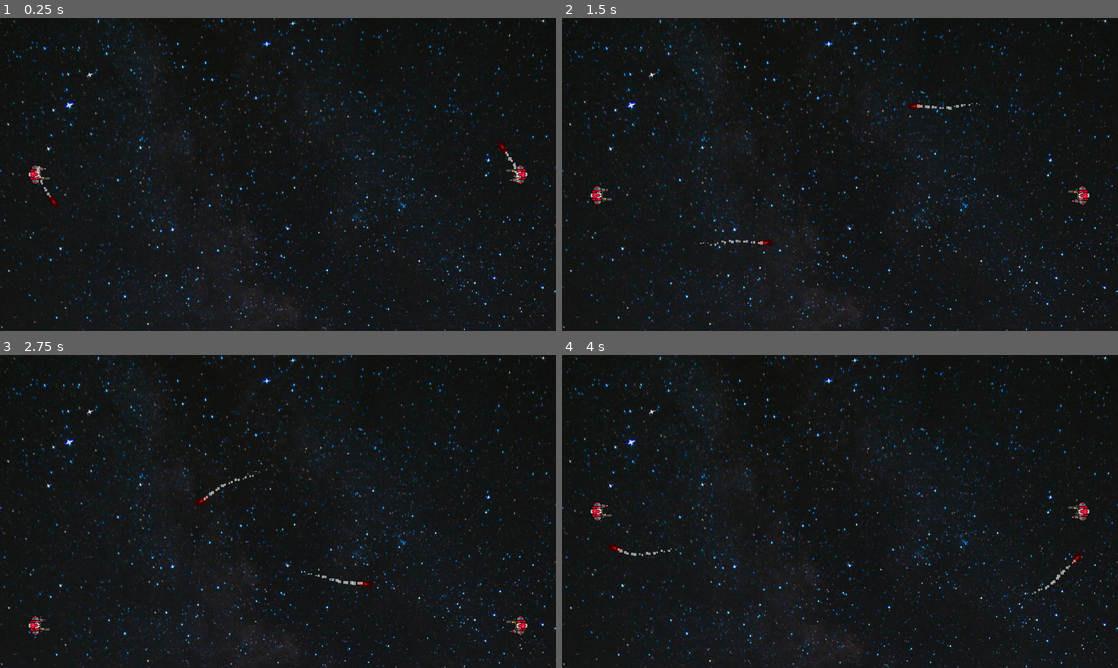
Above: before the commit, frames 1-4 (two rows, left to right).
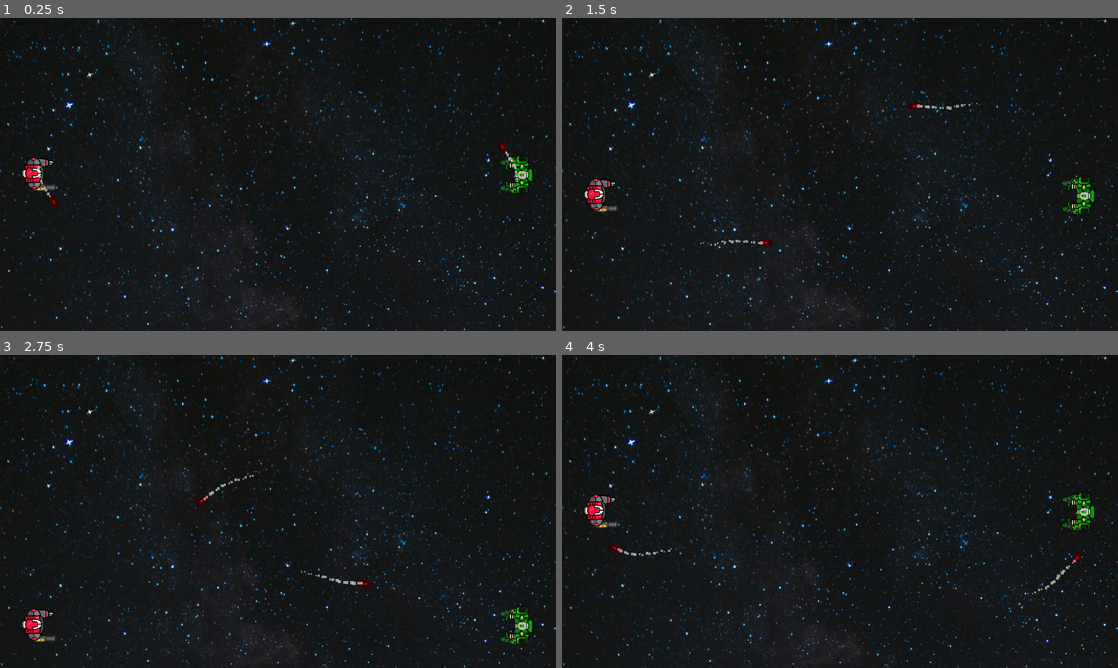
Above: after the commit, the same moments.

Repository: fivemoreminix/mechtoid
Game: Godot game, scene res://assets/scenes/Game.tscn
Two runs of this game, one before a commit and one after it. Both use one fixed random seed, a clock stepped at 60 frames per second and the inputs below. The engine's default icon, where the game draws it, is replaced by a stand-in: a white triangle on a blue panel in a dark square.
Inputs:
- Up to frame 1 (0.25 s): no input
- Up to frame 2 (1.5 s): hold D (right) 0.53-1.28 s; tap Space (shield) at 0.6, 1.35 s; hold S (down) from 1.28 s (still down)
- Up to frame 3 (2.75 s): release S (down) at 2.03 s; hold D (right) from 2.03 s (still down); tap Space (shield) at 2.1 s
- Up to frame 4 (4 s): release D (right) at 2.78 s; hold W (up) 2.78-3.53 s; tap Space (shield) at 2.85, 3.6 s; hold A (left) from 3.53 s (still down)

The runs differ from the first frame. In frame 1, 0.6% of the frame differs, in the area x 4-96%, y 44-57%; in frame 2, 0.7%; in frame 3, 0.7%, in the area x 4-96%, y 79-94%; in frame 4, 0.7%.

Commit message:
Merged shields and alien robot changes

Diff:
--- a/assets/scenes/Game.tscn
+++ b/assets/scenes/Game.tscn
@@ -19,10 +19,12 @@
 
 [node name="LeftPlayer" parent="." instance=ExtResource( 1 )]
 position = Vector2( 90, 360 )
+kind = "Human"
 
 [node name="RightPlayer" parent="." instance=ExtResource( 1 )]
 position = Vector2( 1190, 360 )
 rotation = 3.14159
+kind = "alien"
 
 [node name="TopBoundary" type="Area2D" parent="." groups=[
 "boundary",
--- a/assets/scenes/Player.tscn
+++ b/assets/scenes/Player.tscn
@@ -1,14 +1,14 @@
 [gd_scene load_steps=9 format=2]
 
-[ext_resource path="res://assets/Robot/robot.png" type="Texture" id=1]
+[ext_resource path="res://assets/Robots/robot.png" type="Texture" id=1]
 [ext_resource path="res://assets/scripts/player_controller.gd" type="Script" id=2]
 [ext_resource path="res://assets/graphics/shield.png" type="Texture" id=3]
 [ext_resource path="res://assets/scripts/PlayerShield.gd" type="Script" id=4]
 
 [sub_resource type="RectangleShape2D" id=1]
-extents = Vector2( 16.3176, 21.4933 )
+extents = Vector2( 32.5, 40 )
 
-[sub_resource type="Shader" id=3]
+[sub_resource type="Shader" id=2]
 code = "shader_type canvas_item;
 
 void fragment() {
@@ -17,11 +17,11 @@
 	COLOR = mix(vec4(s), p, 0.5);
 }"
 
-[sub_resource type="ShaderMaterial" id=4]
-shader = SubResource( 3 )
+[sub_resource type="ShaderMaterial" id=3]
+shader = SubResource( 2 )
 
-[sub_resource type="RectangleShape2D" id=2]
-extents = Vector2( 10.2512, 32.3022 )
+[sub_resource type="RectangleShape2D" id=4]
+extents = Vector2( 12.3623, 46.75 )
 
 [node name="Player" type="Area2D" groups=[
 "player",
@@ -31,28 +31,27 @@
 
 [node name="Sprite" type="Sprite" parent="."]
 rotation = 1.57079
-scale = Vector2( 0.3, 0.3 )
+scale = Vector2( 0.5, 0.5 )
 texture = ExtResource( 1 )
 
 [node name="CollisionShape2D" type="CollisionShape2D" parent="."]
-position = Vector2( -5.42728, 0 )
 shape = SubResource( 1 )
 
 [node name="MissileSpawn" type="Position2D" parent="."]
 position = Vector2( 0, 8.8185 )
 
 [node name="Shield" type="Area2D" parent="."]
-position = Vector2( 24, 0 )
+position = Vector2( 48, 0 )
 script = ExtResource( 4 )
 
 [node name="ShieldSprite" type="Sprite" parent="Shield"]
-material = SubResource( 4 )
-scale = Vector2( 0.5, 0.5 )
+material = SubResource( 3 )
+scale = Vector2( 0.75, 0.75 )
 texture = ExtResource( 3 )
 
 [node name="CollisionShape2D" type="CollisionShape2D" parent="Shield"]
-position = Vector2( 1.88775, 0 )
-shape = SubResource( 2 )
+position = Vector2( 1.38775, 0 )
+shape = SubResource( 4 )
 [connection signal="area_entered" from="." to="." method="_on_area_entered"]
 [connection signal="area_exited" from="." to="." method="_on_Player_area_exited"]
 [connection signal="area_entered" from="Shield" to="Shield" method="_on_area_entered"]
--- a/assets/scripts/player_controller.gd
+++ b/assets/scripts/player_controller.gd
@@ -2,6 +2,8 @@
 extends Area2D
 
 var missile: PackedScene = preload("res://assets/scenes/missiles/Missile.tscn")
+
+export(String, "human", "alien") var kind = "human" setget set_kind
 
 const MOVE_SPEED = 350
 export(float, EXP, 0.0, 1.0) var acceleration
@@ -12,6 +14,13 @@
 var can_move_down: bool = true
 
 var motion = Vector2()
+
+
+func set_kind(v: String) -> void:
+	kind = v
+	match v:
+		"human": $Sprite.texture = load("res://assets/Robots/robot.png")
+		"alien": $Sprite.texture = load("res://assets/Robots/AlienRobot.png")
 
 
 func _ready():
Binary file removed: assets/Robot/robot.png
Binary file added: assets/Robots/AlienRobot.png
Not shown, added: assets/Robots/AlienRobot.png.import
Binary file added: assets/Robots/robot.png
Not shown, changed: assets/Robots/robot.png.import
